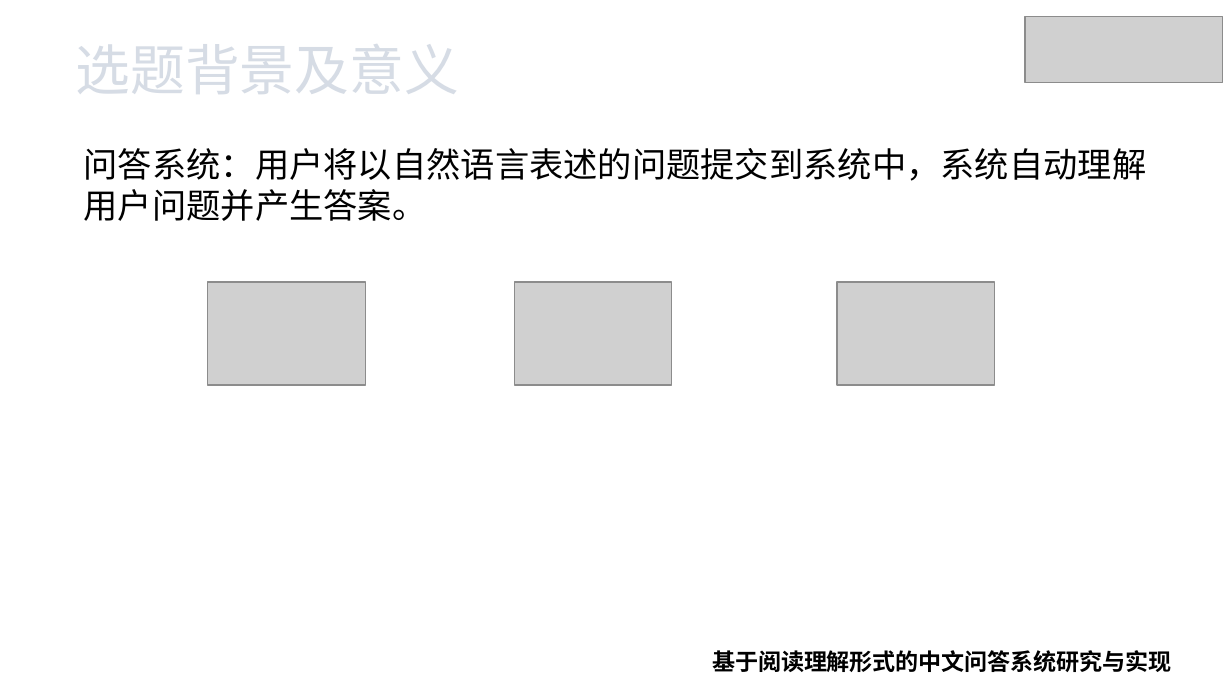
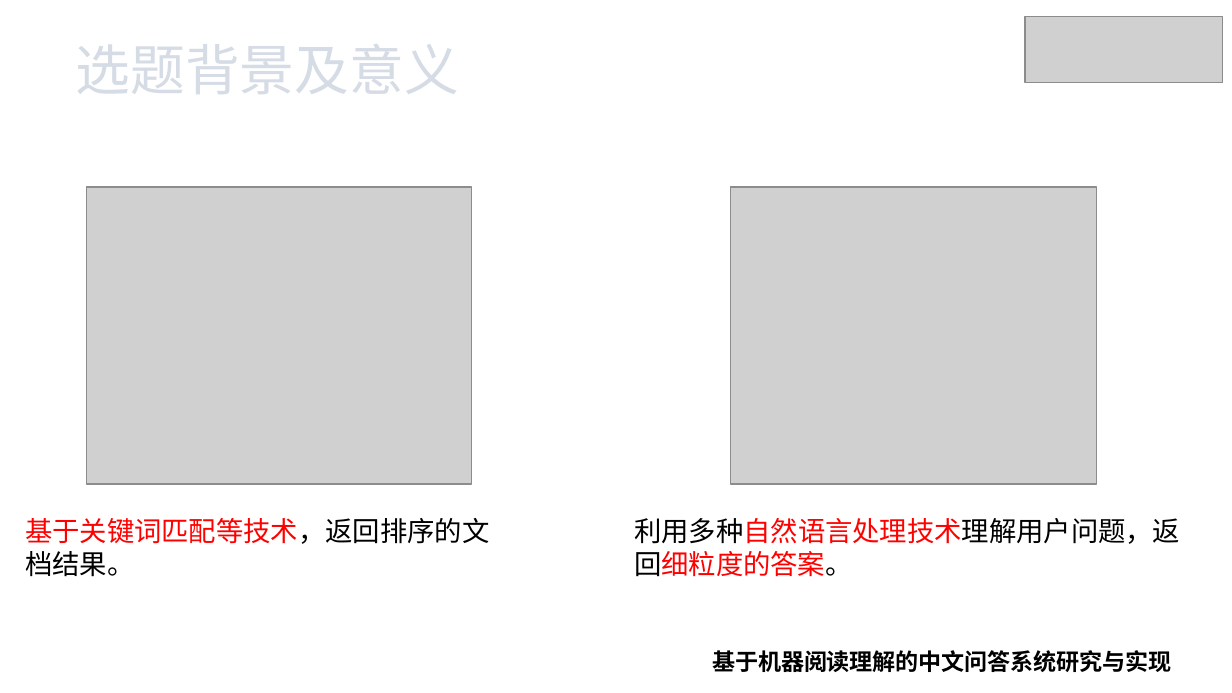
Before and after one commit to xhsun1997/ChineseMRC, a slide deck: slide 4 of 孙相会.pptx. Drawn at 1232x693 pixels with LibreOffice and Linux fonts; fonts in the diff are those of the drawing; grey boxes stand for pictures; background and template pictures are left out. Boxes give left, top, right and bottom in pixels: in the first picture for what was removed or moved away, otherwise in the second. Text is boxed around its words. In the diff, an @@ line names an element or a change of style, - is before the commit and + after.

```diff
--- a/孙相会.pptx
+++ b/孙相会.pptx
@@ picture added at [86,187,472,484] @@
@@ picture added at [731,187,1096,484] @@
@@ picture removed at [208,282,366,386] @@
@@ picture removed at [514,282,671,386] @@
@@ picture removed at [837,282,994,386] @@
@@ text added at [25,518,489,577], 16 pt, text #000000 @@
+基于关键词匹配等技术，返回排序的文档结果。
@@ text at [634,518,1180,577]: text changed; size 20 to 16 pt @@
-问答系统：用户将以自然语言表述的问题提交到系统中，系统自动理解用户问题并产生答案。
+利用多种自然语言处理技术理解用户问题，返回细粒度的答案。
@@ text at [712,650,1172,672]: text changed @@
-基于阅读理解形式的中文问答系统研究与实现
+基于机器阅读理解的中文问答系统研究与实现
```
Also in this commit, not shown: 6 other slides changed, 3 slides added, 6 slides removed, 7 other files.
